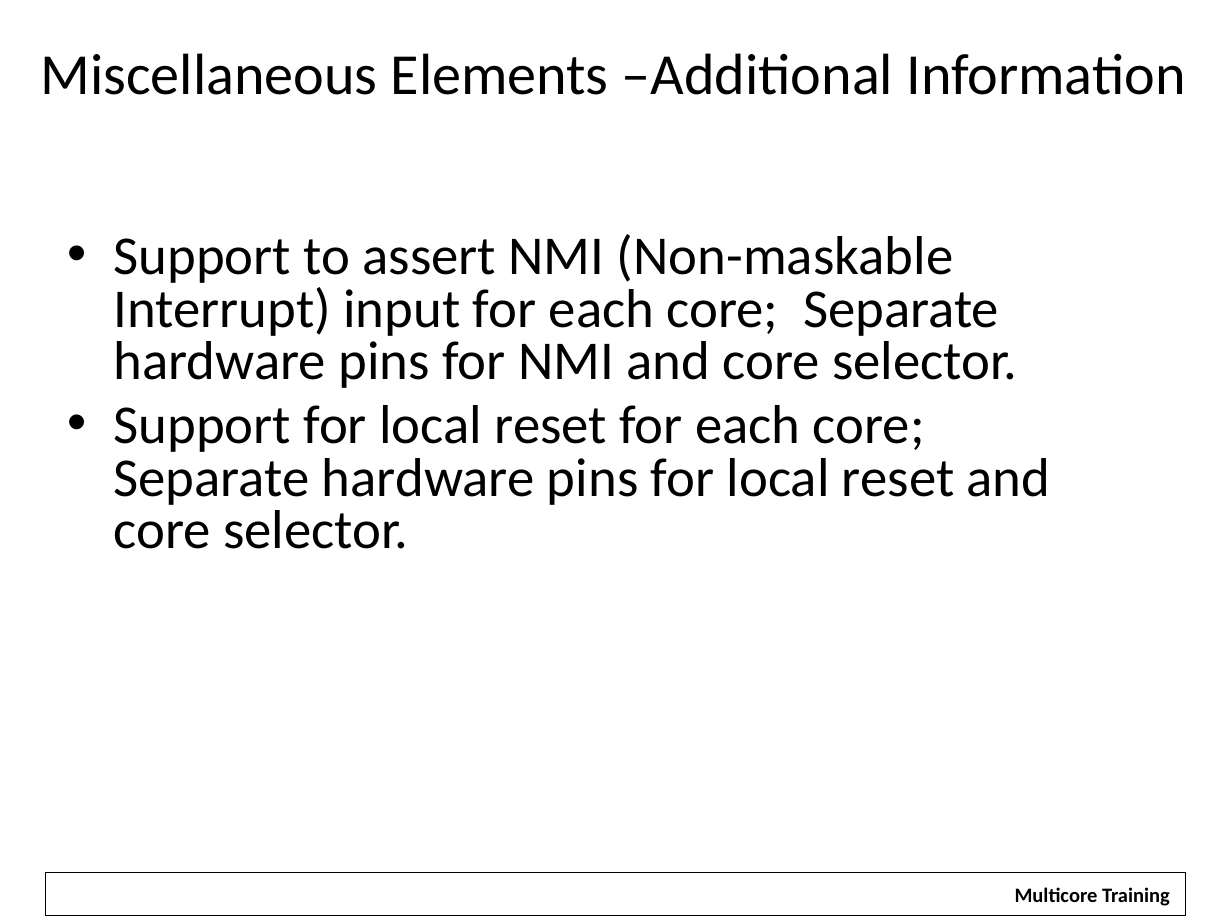
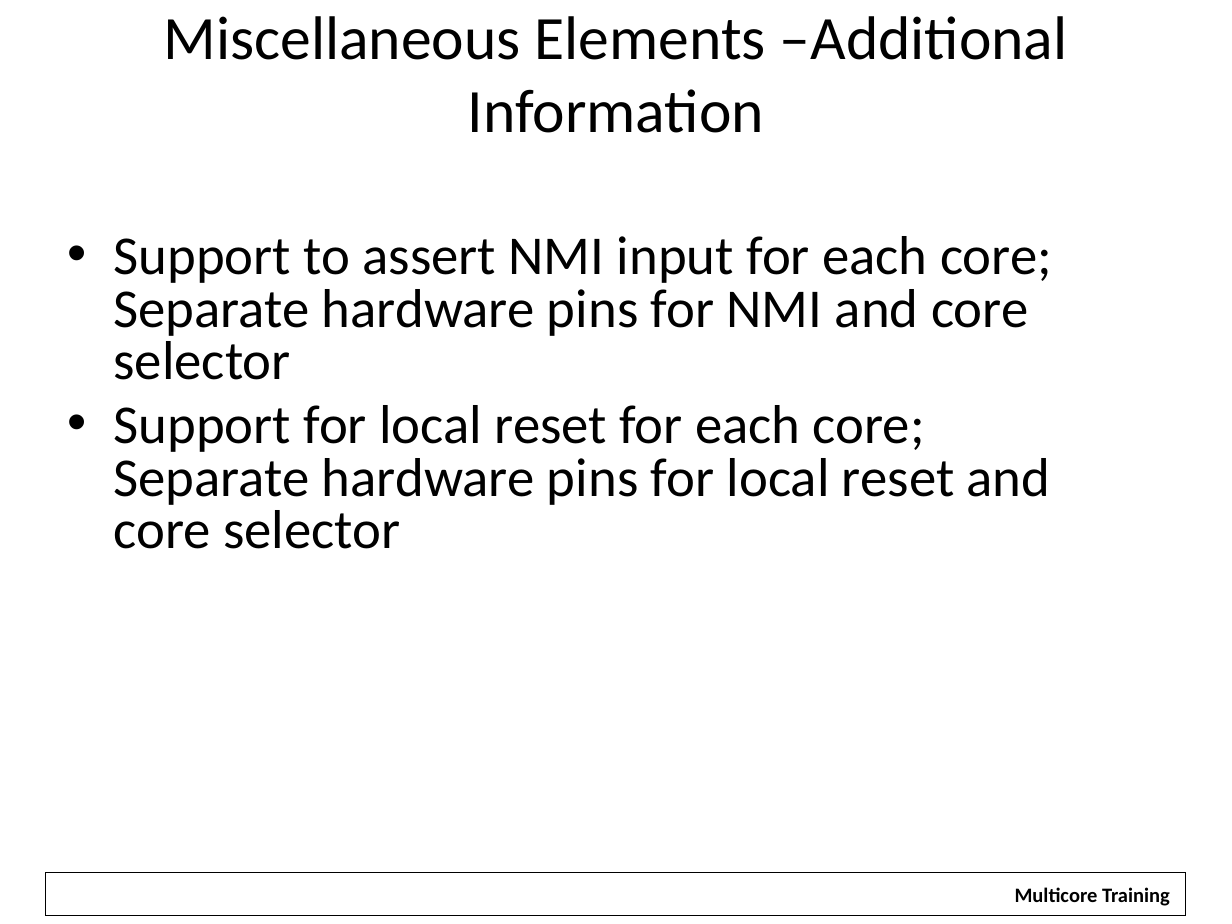
Before and after one commit to hari1989/keystone-workshop, a slide deck: slide 28 of slides/KeyStone Overview.pptx. Drawn at 1232x924 pixels with LibreOffice and Linux fonts; fonts in the diff are those of the drawing; background and template pictures are left out. Boxes give left, top, right and bottom in pixels: in the first picture for what was removed or moved away, otherwise in the second. Text is boxed around its words. In the diff, an @@ line names an element or a change of style, - is before the commit and + after.

```diff
--- a/slides/KeyStone Overview.pptx
+++ b/slides/KeyStone Overview.pptx
@@ title "Miscellaneous Elements –Additional Information" moved from (x1=41, y1=53, x2=1185, y2=95) to (x1=164, y1=16, x2=1068, y2=133) @@
@@ title "Miscellaneous Elements –Additional Information" at (x1=164, y1=16, x2=1068, y2=133): size 34 to 36 pt @@
@@ text at (x1=113, y1=236, x2=1052, y2=549): text changed @@
-• Support to assert NMI (Non-maskable Interrupt) input for each core; Separate hardware pins for NMI and core selector.
-• Support for local reset for each core;
-  Separate hardware pins for local reset and core selector.
+• Support to assert NMI input for each core; Separate hardware pins for NMI and core selector
+• Support for local reset for each core;
+  Separate hardware pins for local reset and core selector
```
Also in this commit, not shown: 20 other slides changed, 2 slides added, 1 slide removed, 1 other file.
